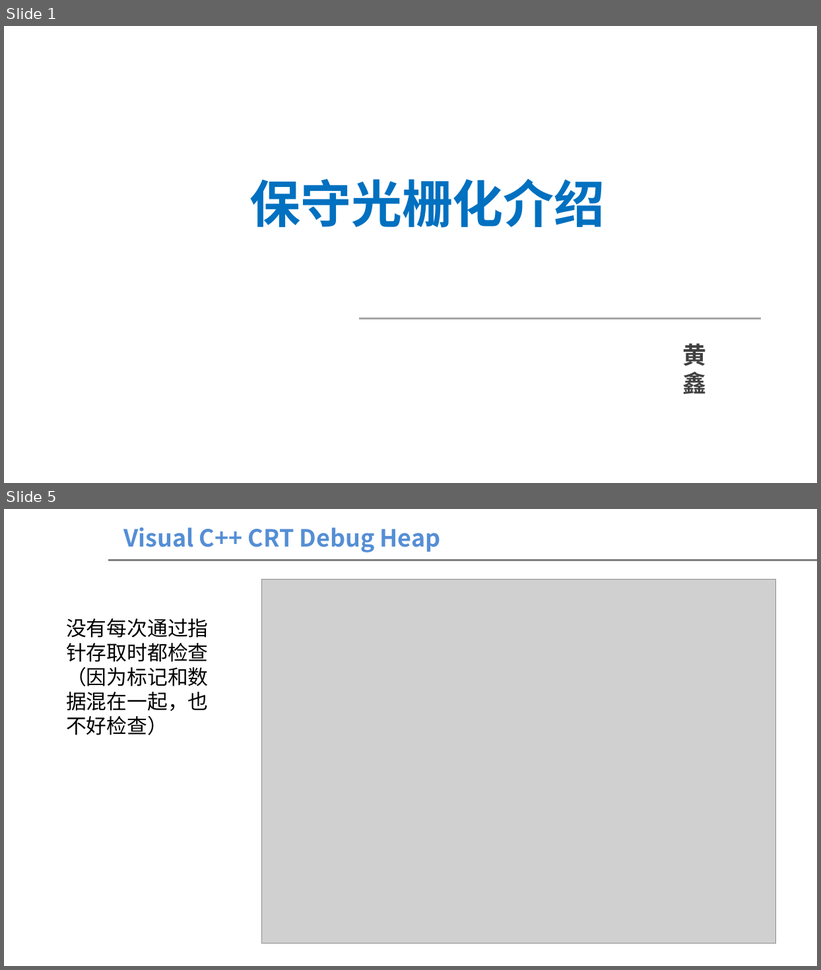
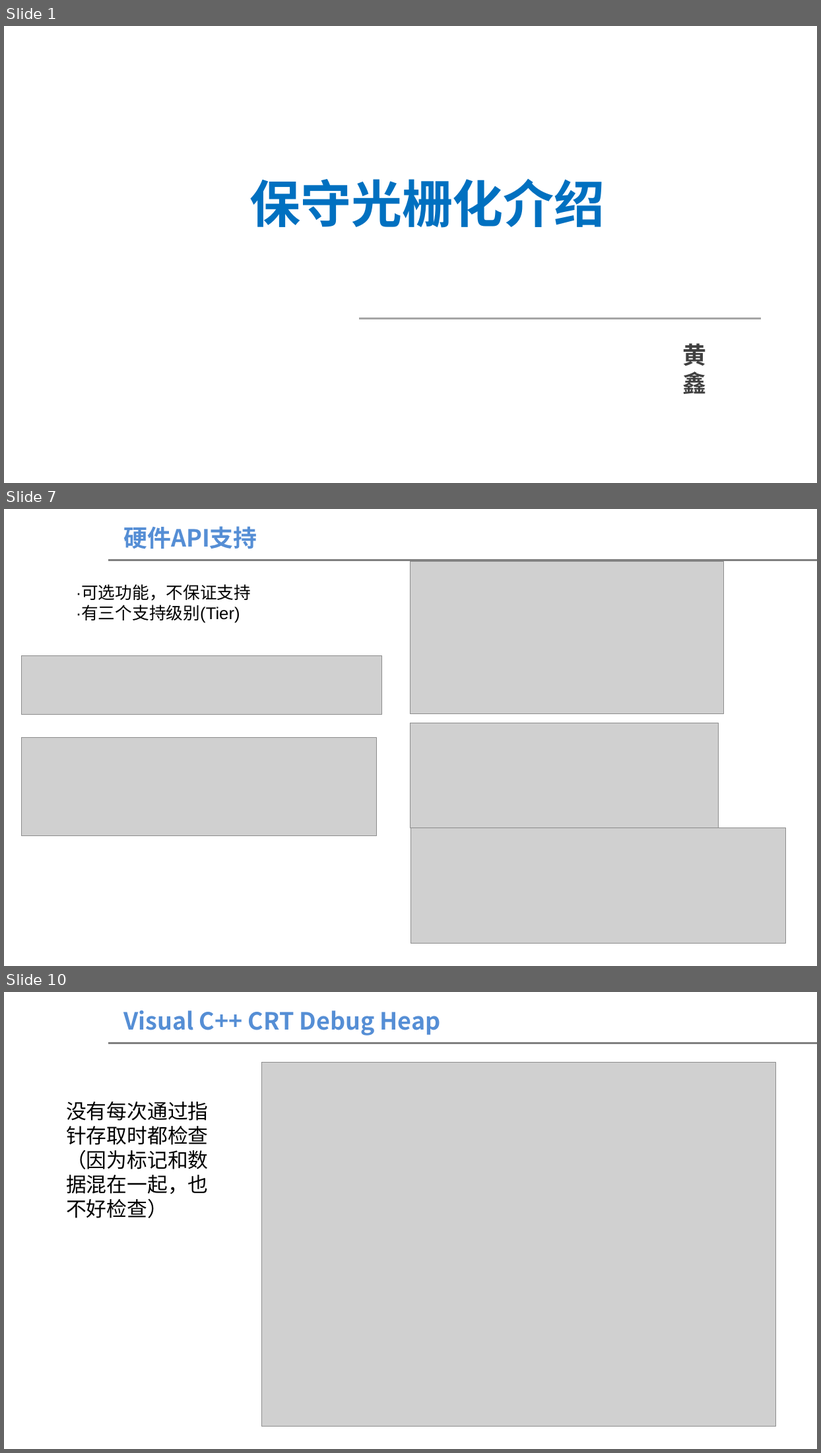
Before and after one commit to theyellowstar/202502Share, a slide deck: 保守光栅化介绍.pptx. Shown one above the other, each under a label of ours: slides 1 and 5 before the commit, slides 1, 7 and 10 after it; the slides between them are not shown. The pictures are 821x970 and 821x1453 pixels, drawn with LibreOffice and Linux fonts; fonts in the diff are those of the drawing; grey boxes stand for pictures; background and template pictures are left out. Boxes give left, top, right and bottom in pixels: in the first picture for what was removed or moved away, otherwise in the second. Text is boxed around its words. In the diff, an @@ line names an element or a change of style, - is before the commit and + after.

```diff
--- a/保守光栅化介绍.pptx
+++ b/保守光栅化介绍.pptx
@@ slide 7 added at [4, 509, 817, 966], background #FFFFFF; not listed: 1 template element that a slide beside it also shows @@
@@ text added at [123, 526, 257, 549], 28 pt, text #558ED5, bold @@
+硬件API支持
@@ picture added at [411, 561, 724, 714] @@
@@ text added at [76, 585, 251, 623], 20 pt, text #000000 @@
+·可选功能，不保证支持
+·有三个支持级别(Tier)
@@ picture added at [22, 656, 382, 714] @@
@@ picture added at [411, 723, 718, 828] @@
@@ picture added at [22, 737, 376, 836] @@
@@ picture added at [411, 828, 786, 943] @@
@@ what was slide 5 is now slide 10 @@
```
Also in this commit, not shown: 2 slides changed, 5 other slides added, 1 slide removed.
